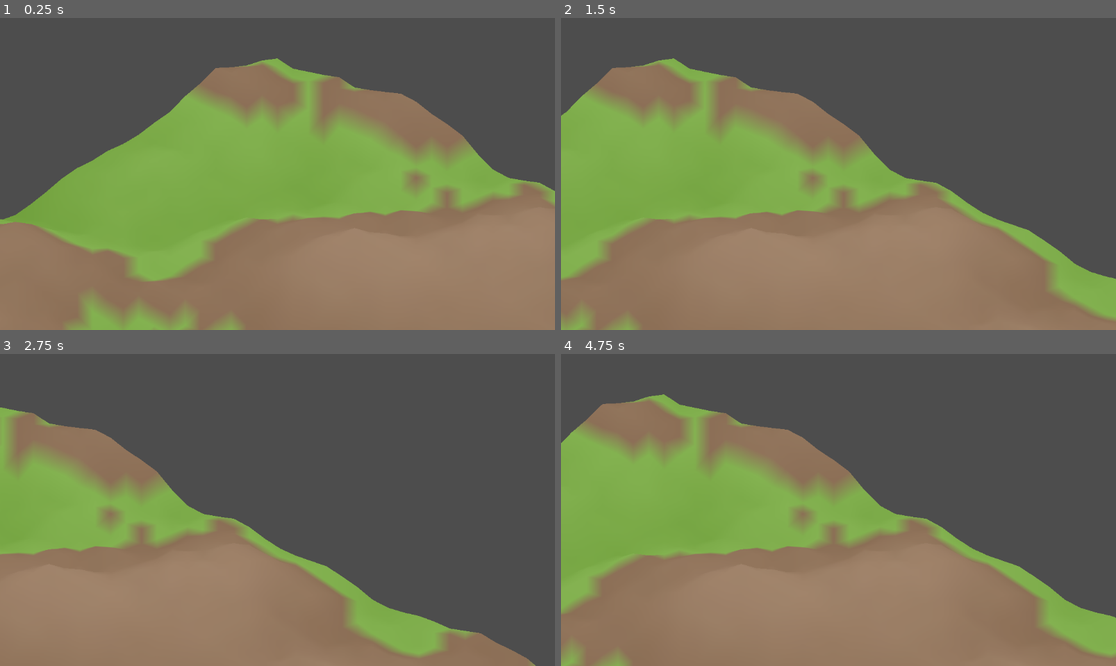
Above: before the commit, frames 1-4 (two rows, left to right).
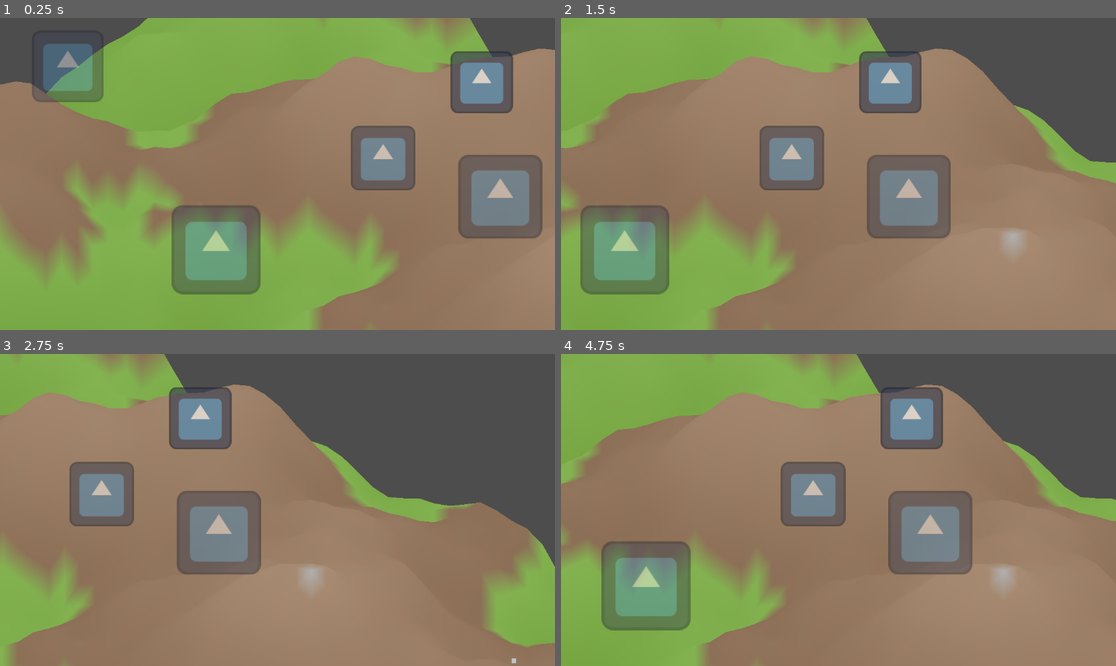
Above: after the commit, the same moments.

Repository: sha5b/Godot-ECS-Starter
Game: Godot game, scene res://Main.tscn
Same seed, same stepped clock (60 frames per second), same inputs: the game is played once before the commit and once after it. The engine's default icon, where the game draws it, is replaced by a stand-in: a white triangle on a blue panel in a dark square.
Inputs (mouse positions are in pixels of both pictures, inside the frame that each line leads up to):
- Up to frame 1 (0.25 s): no input
- Up to frame 2 (1.5 s): move the mouse to (960, 158) at 0.52 s; hold Right (ui_right) 0.53-1.25 s; click (960, 158) at 0.67 s; drag from (727, 189) to (810, 236) at 1.27 s
- Up to frame 3 (2.75 s): move the mouse to (333, 441) at 2.02 s; hold Right (ui_right) from 2.03 s (still down)
- Up to frame 4 (4.75 s): release Right (ui_right) at 2.75 s; drag from (810, 572) to (672, 463) at 2.77 s; move the mouse to (1005, 556) at 3.52 s; hold Left (ui_left) 3.53-4.25 s; drag from (672, 463) to (755, 432) at 4.27 s

The runs differ from the first frame. In frame 1, 69% of the frame differs, in the area x 0-100%, y 0-100%; in frame 2, 63%; in frame 3, 52%; in frame 4, 62%.

Commit message:
Weatherupdate

Diff:
--- a/Main.tscn
+++ b/Main.tscn
@@ -1,10 +1,11 @@
-[gd_scene load_steps=6 format=3 uid="uid://b5w8q7h6x5y1k"]
+[gd_scene load_steps=7 format=3 uid="uid://b5w8q7h6x5y1k"]
 
 [ext_resource type="Script" uid="uid://ctacmxer061mu" path="res://Main.gd" id="1_mainscript"]
 [ext_resource type="PackedScene" uid="uid://c6f0g1h2i3j4l" path="res://camera/IsometricCamera.tscn" id="2_camera"]
 [ext_resource type="PackedScene" uid="uid://c5500pt3wtex" path="res://terrain/TerrainManager.tscn" id="3_terrain"]
 [ext_resource type="PackedScene" uid="uid://beb651uu8xyf3" path="res://weather/WeatherManager.tscn" id="4_weather"]
-[ext_resource type="Resource" path="res://weather/states/clear.tres" id="5_clearweather"]
+[ext_resource type="Resource" uid="uid://c1sgb34qepqv4" path="res://weather/states/clear.tres" id="5_clearweather"]
+[ext_resource type="PackedScene" uid="uid://b7h5g6k8jxvnm" path="res://weather/CloudRenderer.tscn" id="6_clouds"]
 
 [node name="Main" type="Node"]
 script = ExtResource("1_mainscript")
@@ -15,3 +16,5 @@
 
 [node name="WeatherManager" parent="." instance=ExtResource("4_weather")]
 default_weather_state = ExtResource("5_clearweather")
+
+[node name="CloudRenderer" parent="." instance=ExtResource("6_clouds")]
--- a/terrain/TerrainManager.gd
+++ b/terrain/TerrainManager.gd
@@ -9,7 +9,7 @@
 # Terrain Noise
 @export_group("Terrain Noise")
 @export var noise_scale: float = 0.04 # Slightly larger features
-@export var noise_octaves: int = 5 # Fewer octaves can sometimes look more natural
+@export var noise_octaves: int = 4 # Fewer octaves can sometimes look more natural
 @export var noise_persistence: float = 0.55 # Slightly more roughness
 @export var height_multiplier: float = 30.0 # Even more height difference
 @export var water_level: float = 0.35 # Adjust water level slightly
--- a/terrain/TerrainRenderer.gd
+++ b/terrain/TerrainRenderer.gd
@@ -5,7 +5,7 @@
 
 # --- Configuration ---
 @export var tile_size: Vector2 = Vector2(64, 32) # Isometric tile dimensions
-@export var height_vertical_scale: float = 16.0 # How much height affects vertical position
+@export var height_vertical_scale: float = 32.0 # How much height affects vertical position
 # Biome Colors
 @export_group("Biome Colors")
 @export var water_color: Color = Color("4a90e2")
--- /dev/null
+++ b/weather/CloudRenderer.gd
@@ -0,0 +1,168 @@
+extends Node2D
+class_name CloudRenderer
+
+# Handles the visual representation of clouds based on the current weather state.
+
+# --- Configuration ---
+@export var cloud_color: Color = Color(1.0, 1.0, 1.0, 0.7) # Semi-transparent white
+@export var cloud_density_factor: float = 50.0 # How many cloud sprites per unit of coverage
+@export var cloud_area: Rect2 = Rect2(-500, -300, 1000, 600) # Area over which to spawn clouds (adjust based on camera view)
+@export var cloud_sprite_size: Vector2 = Vector2(100, 50) # Base size of a cloud sprite
+
+# --- References ---
+# Assuming EventBus is an autoload singleton
+# WeatherManager is a sibling node in the Main scene
+@onready var event_bus: Node = get_node("/root/EventBus")         # Adjust path if different
+@onready var weather_manager: Node = get_node("../WeatherManager") # Get sibling node
+
+# --- State ---
+var current_cloud_coverage: float = 0.0
+var cloud_nodes: Array[Node2D] = [] # Store references to cloud sprites/nodes
+
+# --- Initialization ---
+func _ready() -> void:
+	if event_bus:
+		if event_bus.has_signal("weather_changed"):
+			event_bus.weather_changed.connect(_on_weather_changed)
+			print("CloudRenderer connected to EventBus.weather_changed")
+			# Get initial state
+			if weather_manager:
+				var initial_state = weather_manager.get_current_weather()
+				if initial_state:
+					_update_clouds(initial_state)
+				else:
+					print("CloudRenderer: No initial weather state found.")
+			else:
+				printerr("CloudRenderer: WeatherManager not found at ready.")
+		else:
+			printerr("CloudRenderer: EventBus does not have 'weather_changed' signal.")
+	else:
+		printerr("CloudRenderer: EventBus not found.")
+
+# --- Event Handlers ---
+func _on_weather_changed(new_weather_state: Resource) -> void:
+	if new_weather_state is WeatherState:
+		print("CloudRenderer received weather change: ", new_weather_state.state_name)
+		_update_clouds(new_weather_state)
+	else:
+		printerr("CloudRenderer: Received invalid weather state resource.")
+
+# --- Internal Logic ---
+func _update_clouds(weather_state: WeatherState) -> void:
+	current_cloud_coverage = weather_state.cloud_coverage
+	print("Updating clouds for coverage: ", current_cloud_coverage)
+
+	# Clear existing clouds
+	_clear_clouds()
+
+	# Calculate number of clouds to draw
+	var num_clouds = int(current_cloud_coverage * cloud_density_factor)
+	print("Drawing %d clouds." % num_clouds)
+
+	# Draw new clouds (simple placeholder: random circles)
+	# TODO: Replace with more sophisticated sprites, particles, or shaders
+	for i in range(num_clouds):
+		var cloud_node = _create_cloud_sprite() # Using a helper function
+
+		# Random position within the defined area
+		var rand_pos = Vector2(
+			randf_range(cloud_area.position.x, cloud_area.position.x + cloud_area.size.x),
+			randf_range(cloud_area.position.y, cloud_area.position.y + cloud_area.size.y)
+		)
+		cloud_node.position = rand_pos
+
+		# Add variation in size and transparency?
+		cloud_node.scale = Vector2.ONE * randf_range(0.8, 1.5)
+		cloud_node.modulate.a = randf_range(0.5, 1.0) * cloud_color.a
+
+		# Add to scene and track
+		add_child(cloud_node)
+		cloud_nodes.append(cloud_node)
+
+func _create_cloud_sprite() -> Node2D:
+	# Placeholder: Use Sprite2D with default icon as a cloud visual
+	# TODO: Replace with a proper cloud texture or particle system later
+
+	var sprite = Sprite2D.new()
+
+	# Load the default Godot icon texture
+	var icon_texture = load("res://icon.svg")
+	if icon_texture:
+		sprite.texture = icon_texture
+	else:
+		printerr("CloudRenderer: Could not load default icon.svg!")
+		# Fallback: Create a ColorRect if icon fails to load
+		var rect = ColorRect.new()
+		rect.size = cloud_sprite_size
+		rect.color = cloud_color
+		rect.pivot_offset = rect.size / 2
+		return rect # Return the fallback rect
+
+	# Tint the sprite with the cloud color (including alpha)
+	sprite.modulate = cloud_color
+
+	# Scale the sprite roughly based on the desired cloud size vs icon size (icon is 128x128)
+	var icon_base_size = Vector2(128, 128)
+	sprite.scale = cloud_sprite_size / icon_base_size
+
+	# Center the sprite's origin
+	sprite.centered = true
+
+	return sprite
+
+	# --- Alternative using a specific cloud texture ---
+	# if cloud_texture: # Assume cloud_texture = load("res://path/to/cloud.png")
+	#	 var sprite = Sprite2D.new()
+	#	 sprite.texture = cloud_texture
+	#	 sprite.modulate = cloud_color # Apply base color/alpha
+	#	 # Set scale based on cloud_sprite_size and texture size if needed
+	#	 return sprite
+	# else:
+	#	 printerr("Cloud texture not loaded!")
+	#	 # Fallback to drawing
+	#	 var rect = ColorRect.new()
+	#	 rect.size = cloud_sprite_size
+	#	 rect.color = cloud_color
+	#	 rect.pivot_offset = rect.size / 2
+	#	 return rect
+
+
+func _clear_clouds() -> void:
+	print("Clearing existing clouds...")
+	for node in cloud_nodes:
+		if is_instance_valid(node):
+			node.queue_free()
+	cloud_nodes.clear()
+
+# --- Add movement in _process ---
+func _process(delta: float) -> void:
+	# Ensure weather_manager is valid and we have a current state
+	if not is_instance_valid(weather_manager): return
+	var current_state = weather_manager.get_current_weather()
+	if not current_state is WeatherState: return
+
+	var wind_speed = current_state.wind_speed
+	# Ensure wind_direction is a valid Vector2 and normalized
+	var wind_dir = Vector2.ZERO
+	if current_state.wind_direction is Vector2:
+		wind_dir = current_state.wind_direction.normalized()
+
+	# Calculate movement vector (adjust scaling factor as needed)
+	# Multiplier (e.g., 10.0) controls how fast clouds move visually relative to wind speed unit
+	var move_vector = wind_dir * wind_speed * delta * 10.0
+
+	for cloud in cloud_nodes:
+		if is_instance_valid(cloud):
+			cloud.position += move_vector
+			# Optional: Wrap clouds around the cloud_area to keep them visible
+			# Check X bounds
+			if cloud.position.x > cloud_area.position.x + cloud_area.size.x + cloud_sprite_size.x: # Add buffer
+				cloud.position.x = cloud_area.position.x - cloud_sprite_size.x # Move to other side
+			elif cloud.position.x < cloud_area.position.x - cloud_sprite_size.x: # Add buffer
+				cloud.position.x = cloud_area.position.x + cloud_area.size.x + cloud_sprite_size.x # Move to other side
+
+			# Check Y bounds (optional, depends if you want vertical wrapping)
+			if cloud.position.y > cloud_area.position.y + cloud_area.size.y + cloud_sprite_size.y: # Add buffer
+				cloud.position.y = cloud_area.position.y - cloud_sprite_size.y # Move to top/bottom
+			elif cloud.position.y < cloud_area.position.y - cloud_sprite_size.y: # Add buffer
+				cloud.position.y = cloud_area.position.y + cloud_area.size.y + cloud_sprite_size.y # Move to top/bottom
--- /dev/null
+++ b/weather/CloudRenderer.tscn
@@ -0,0 +1,6 @@
+[gd_scene load_steps=2 format=3 uid="uid://b7h5g6k8jxvnm"]
+
+[ext_resource type="Script" uid="uid://dql8y7xnmk3vj" path="res://weather/CloudRenderer.gd" id="1_cloudscript"]
+
+[node name="CloudRenderer" type="Node2D"]
+script = ExtResource("1_cloudscript")
--- a/weather/WeatherManager.gd
+++ b/weather/WeatherManager.gd
@@ -13,9 +13,12 @@
 
 # --- References ---
 # @onready var effect_controller: EffectController = $EffectController # Handles visual/audio
+# Assuming WorldState and EventBus are autoload singletons
+@onready var world_state: Node = get_node("/root/WorldState") # Adjust path if different
+@onready var event_bus: Node = get_node("/root/EventBus")     # Adjust path if different
 
-# --- Signals (or connect to EventBus) ---
-signal weather_state_changed(new_state: Resource)
+# --- Signals (Internal - Use EventBus for external communication) ---
+# signal weather_state_changed(new_state: Resource) # Keep internal if needed, but prefer EventBus
 
 
 # --- Initialization ---
@@ -24,9 +27,20 @@
 		set_weather_state(default_weather_state)
 	else:
 		printerr("WeatherManager: Default weather state not set!")
+		# Optionally create a default clear state if none is provided?
+		# current_weather_state = WeatherState.new()
+		# emit_signal("weather_state_changed", current_weather_state) # Emit initial state via EventBus too
+		# if event_bus: event_bus.emit_signal("weather_changed", current_weather_state)
 
-	# Connect to relevant events (e.g., time changes from WorldState or EventBus)
-	# WorldState.time_updated.connect(_on_time_updated) # Example if WorldState is an autoload
+	# Connect to relevant events
+	if world_state:
+		if world_state.has_signal("time_updated"):
+			world_state.time_updated.connect(_on_time_updated)
+		else:
+			printerr("WeatherManager: WorldState does not have 'time_updated' signal.")
+	else:
+		printerr("WeatherManager: Could not find WorldState node.")
+
 	# EventBus.hour_passed.connect(_on_hour_passed) # Example if using EventBus
 
 	print("WeatherManager Ready.")
@@ -43,8 +57,11 @@
 	current_weather_state = new_state
 	next_weather_state = null
 	transition_progress = 0.0
-	emit_signal("weather_state_changed", current_weather_state)
-	# EventBus.emit_signal("weather_changed", current_weather_state) # Notify other systems
+	# emit_signal("weather_state_changed", current_weather_state) # Internal signal if needed
+	if event_bus:
+		event_bus.emit_signal("weather_changed", current_weather_state) # Notify other systems via EventBus
+	else:
+		printerr("WeatherManager: EventBus not found, cannot emit weather_changed.")
 	# Update effects immediately
 	# if effect_controller: effect_controller.apply_state(current_weather_state)
 
@@ -78,11 +95,15 @@
 
 func set_weather_state(new_state: Resource) -> void:
 	# Internal function to finalize state change
+	print("Setting final weather state to: ", new_state.resource_path if new_state else "None")
 	current_weather_state = new_state
 	next_weather_state = null
 	transition_progress = 0.0
-	emit_signal("weather_state_changed", current_weather_state)
-	# EventBus.emit_signal("weather_changed", current_weather_state) # Notify other systems
+	# emit_signal("weather_state_changed", current_weather_state) # Internal signal if needed
+	if event_bus:
+		event_bus.emit_signal("weather_changed", current_weather_state) # Notify other systems via EventBus
+	else:
+		printerr("WeatherManager: EventBus not found, cannot emit weather_changed.")
 	# Update effects
 	# if effect_controller: effect_controller.apply_state(current_weather_state)
 
@@ -91,13 +112,54 @@
 	# TODO: Determine transition duration based on current/next states or config
 	return 10.0 # Placeholder duration
 
+# --- Event Handlers ---
+func _on_time_updated(delta_time: float, current_time: float) -> void:
+	# Basic placeholder: Trigger a change every N seconds if not already transitioning
+	# TODO: Replace with more sophisticated logic based on state properties, time of day, etc.
+	var change_interval = 60.0 # Change weather every 60 game seconds (adjust as needed)
 
-# --- Event Handlers ---
-# func _on_time_updated(delta_time: float, current_time: float) -> void:
-	# TODO: Implement logic for natural weather changes based on time/season etc.
-	# Example: Check if conditions are right for a new weather state transition
-	# if should_weather_change():
-	#	 trigger_weather_transition(select_next_weather_state(), 30.0) # Example
+	if not next_weather_state and current_weather_state: # Only trigger if not already transitioning
+		# Use fmod to check intervals based on total time
+		# This check is very basic, might trigger repeatedly near the interval boundary
+		# A better approach might track time since last change or use probabilities
+		if fmod(current_time, change_interval) < delta_time * world_state.time_scale:
+			print("Time interval reached, considering weather change...")
+			# Simple logic: Pick a random next state (if available) or toggle default
+			var next_state = _select_next_weather_state()
+			if next_state and next_state != current_weather_state:
+				trigger_weather_transition(next_state, 15.0) # Start a 15s transition
+
+
+func _select_next_weather_state() -> Resource:
+	# TODO: Implement more sophisticated logic (probabilities, state transitions defined in resources, etc.)
+
+	# Simple Toggle Logic: Switch between Clear and Cloudy
+	print("Selecting next weather state...")
+
+	# Load the available states (Consider preloading these in _ready or exporting them for better performance)
+	var clear_state = load("res://weather/states/clear.tres")
+	var cloudy_state = load("res://weather/states/cloudy.tres")
+
+	if not clear_state or not cloudy_state:
+		printerr("WeatherManager: Could not load clear or cloudy state resources!")
+		return null # Cannot select if states aren't loaded
+
+	if not current_weather_state:
+		printerr("WeatherManager: Cannot select next state, current state is null.")
+		return default_weather_state # Fallback to default if current is somehow null
+
+	# Check the name of the current state and return the other one
+	if current_weather_state.state_name == "Clear":
+		print("Current state is Clear, selecting Cloudy.")
+		return cloudy_state
+	elif current_weather_state.state_name == "Cloudy":
+		print("Current state is Cloudy, selecting Clear.")
+		return clear_state
+	else:
+		# If current state is neither Clear nor Cloudy (e.g., a future state), default to Clear for now
+		print("Current state is unknown ('%s'), defaulting to Clear." % current_weather_state.state_name)
+		return clear_state
+
 
 # func _on_hour_passed() -> void:
 	# Another potential trigger point for weather logic
--- a/weather/WeatherManager.tscn
+++ b/weather/WeatherManager.tscn
@@ -1,10 +1,6 @@
-[gd_scene load_steps=2 format=3 uid="uid://e8p2q3r4s5t6u"] ; Unique UID for this scene
+[gd_scene load_steps=2 format=3 uid="uid://beb651uu8xyf3"]
 
-[ext_resource type="Script" path="res://weather/WeatherManager.gd" id="1_weatherscript"]
+[ext_resource type="Script" uid="uid://bkfap7ouwohlh" path="res://weather/WeatherManager.gd" id="1_weatherscript"]
 
 [node name="WeatherManager" type="Node"]
 script = ExtResource("1_weatherscript")
-
-; Add child nodes for EffectController etc. here later if needed
-; [node name="EffectController" type="Node" parent="."]
-; script = ExtResource("res://weather/EffectController.gd") ; Assuming this script exists
--- a/weather/states/clear.tres
+++ b/weather/states/clear.tres
@@ -1,6 +1,6 @@
-[gd_resource type="Resource" script_class="WeatherState" load_steps=2 format=3]
+[gd_resource type="Resource" script_class="WeatherState" load_steps=2 format=3 uid="uid://c1sgb34qepqv4"]
 
-[ext_resource type="Script" path="res://weather/WeatherState.gd" id="1_weatherstate_script"]
+[ext_resource type="Script" uid="uid://c1880tc4scujy" path="res://weather/WeatherState.gd" id="1_weatherstate_script"]
 
 [resource]
 script = ExtResource("1_weatherstate_script")
@@ -10,5 +10,5 @@
 wind_direction = Vector2(1, 0)
 wind_speed = 2.0
 temperature_modifier = 0.0
-cloud_coverage = 0.1
-visibility = 1.0
+cloud_coverage = 0.1 # Changed from 1.0 to represent a mostly clear sky
+visibility = 1.0 # Changed from 0.0, assuming 1.0 is clear visibility
--- /dev/null
+++ b/weather/states/cloudy.tres
@@ -0,0 +1,14 @@
+[gd_resource type="Resource" script_class="WeatherState" load_steps=2 format=3 uid="uid://b8x7y6z5w4v3t"]
+
+[ext_resource type="Script" uid="uid://c1880tc4scujy" path="res://weather/WeatherState.gd" id="1_weatherstate_script"]
+
+[resource]
+script = ExtResource("1_weatherstate_script")
+state_name = "Cloudy"
+precipitation_type = "none"
+precipitation_intensity = 0.0
+wind_direction = Vector2(0.8, 0.6) # Slightly different wind direction
+wind_speed = 4.0 # Slightly stronger wind
+temperature_modifier = -2.0 # A bit cooler
+cloud_coverage = 0.8 # Much higher cloud coverage
+visibility = 0.8 # Slightly reduced visibility
Not shown, added: weather/CloudRenderer.gd.uid
